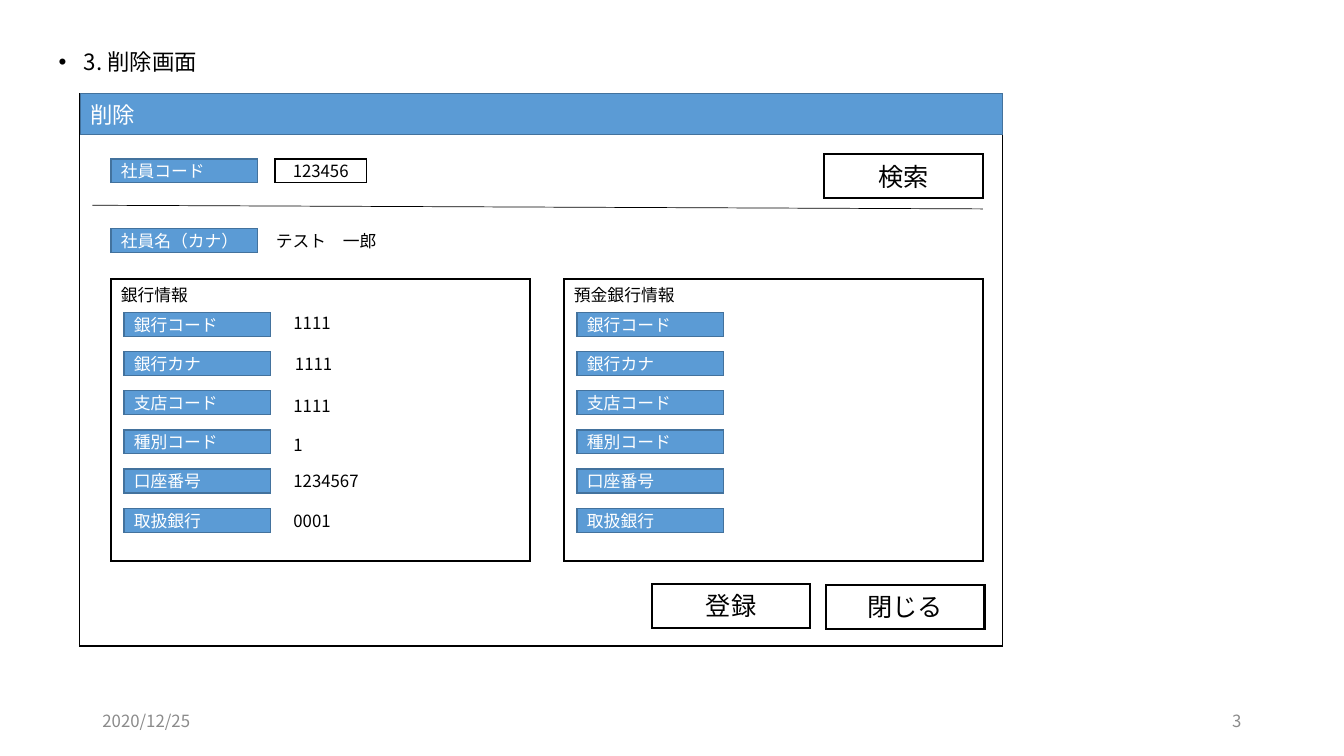
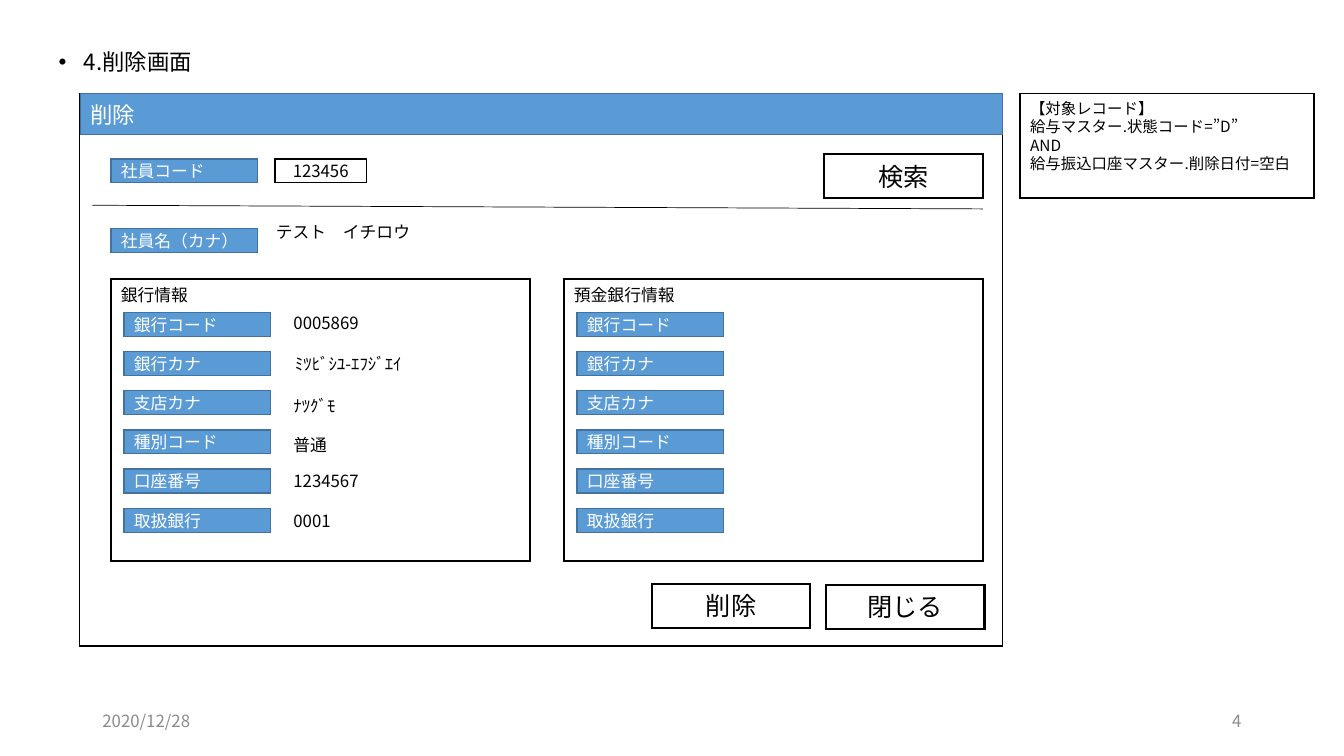
Before and after one commit to zaimuVB/zaimu, a slide deck: slide 4 of Doc/2.UI/経理DB/画面イメージ（経理DB）.pptx (slide 3 before the commit). Drawn at 1344x756 pixels with LibreOffice and Linux fonts; fonts in the diff are those of the drawing. Boxes give left, top, right and bottom in pixels: in the first picture for what was removed or moved away, otherwise in the second. Text is boxed around its words. In the diff, an @@ line names an element or a change of style, - is before the commit and + after.

```diff
--- a/Doc/2.UI/経理DB/画面イメージ（経理DB）.pptx
+++ b/Doc/2.UI/経理DB/画面イメージ（経理DB）.pptx
@@ text at box(84, 51, 192, 72): text changed @@
-• 3. 削除画面
+• 4.削除画面
@@ rectangle added at box(1020, 94, 1315, 199), outline #000000 1 pt, 11 pt, text #000000 @@
+【対象レコード】
+給与マスター.状態コード=”D”
+AND
+給与振込口座マスター.削除日付=空白
@@ text at box(276, 224, 410, 239): text changed @@
-テスト 一郎社員コード
+テスト イチロウ社員コード
@@ text at box(293, 316, 358, 330): text changed @@
-1111
+0005869
@@ text at box(295, 356, 402, 371): text changed @@
-1111
+ﾐﾂﾋﾞｼﾕ-ｴﾌｼﾞｴｲ
@@ text in rectangle at box(134, 395, 201, 411): text changed @@
-支店コード
+支店カナ
@@ text at box(293, 398, 335, 413): text changed @@
-1111
+ﾅﾂｸﾞﾓ
@@ text in rectangle at box(587, 395, 654, 411): text changed @@
-支店コード
+支店カナ
@@ text at box(293, 437, 327, 453): text changed @@
-1
+普通
@@ text in rectangle at box(706, 593, 756, 617): text changed @@
-登録
+削除
@@ text at box(102, 714, 190, 730): text changed @@
-2020/12/25
+2020/12/28
@@ page number at box(1232, 715, 1241, 727): text changed @@
-3
+4
```
Also in this commit, not shown: 4 other slides changed, 2 slides added, 2 other files.
